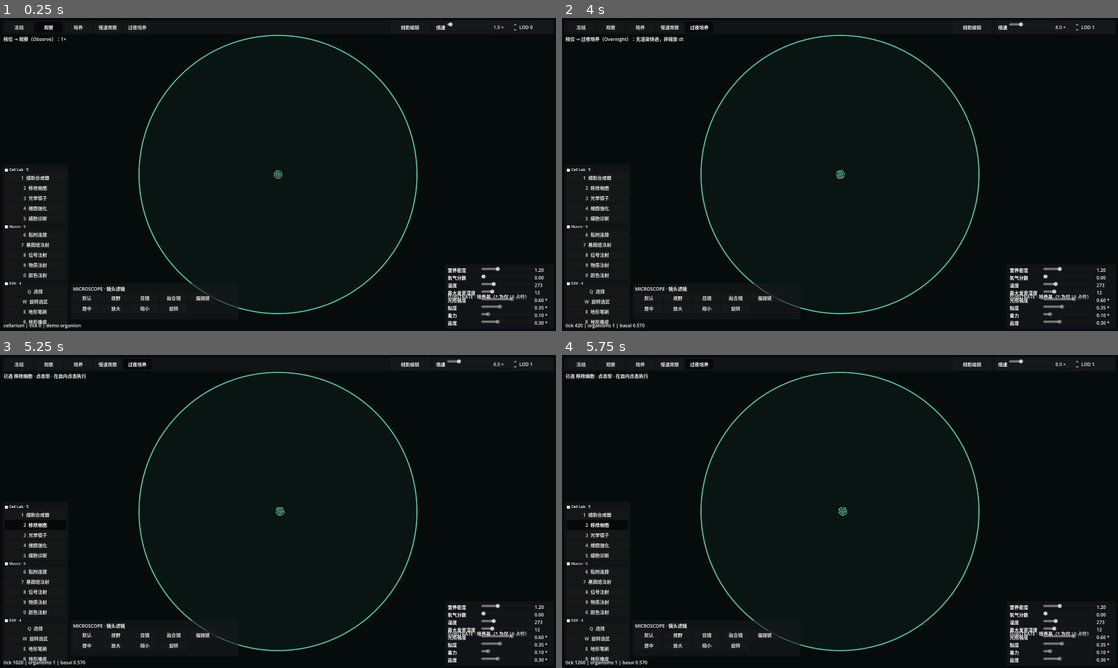
Above: before the commit, frames 1-4 (two rows, left to right).
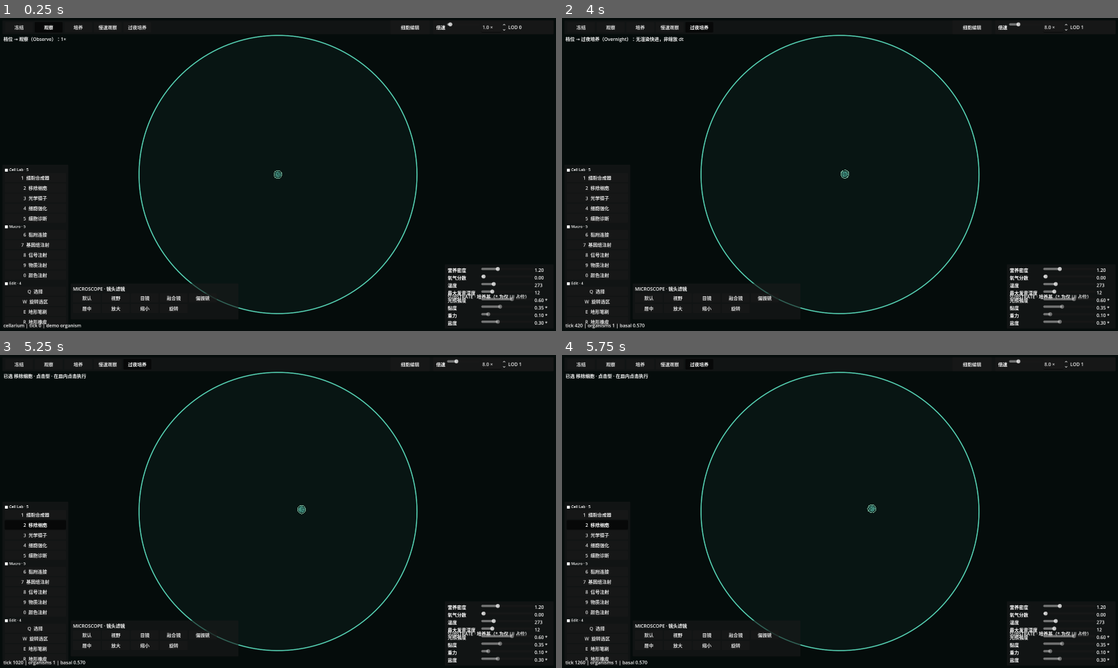
Above: after the commit, the same moments.

Repository: Oatol/cellarium
Game: Godot game, scene res://scenes/main.tscn
Two runs of this game, one before a commit and one after it. Both use one fixed random seed, a clock stepped at 60 frames per second and the inputs below.
Inputs:
- Up to frame 1 (0.25 s): no input
- Up to frame 2 (4 s): click "冻结" at 0.5 s; click "观察" at 1.25 s; click "培养" at 2 s; click "慢速观察" at 2.75 s; click "过夜培养" at 3.5 s
- Up to frame 3 (5.25 s): click "1 细胞合成器" at 4.25 s; click "2 移除细胞" at 5 s
- Up to frame 4 (5.75 s): no input

The runs differ from the first frame. In frame 1, less than 0.1% of the frame differs, in the area x 49-96%, y 1-52%; in frame 2, 0.1%; in frame 3, 0.1%; in frame 4, 0.1%.

Commit message:
v0.8.2: unify collision/membrane radius and make speed effects visible

Diff:
--- a/godot/cellarium-release/project.godot
+++ b/godot/cellarium-release/project.godot
@@ -12,7 +12,7 @@
 
 config/name="cellarium"
 config/description="创生模拟器 · 木卫二冰下海洋人工生命沙盒（多细胞协作 / 开放式进化）"
-config/version="0.8.1"
+config/version="0.8.2"
 run/main_scene="res://scenes/main.tscn"
 config/features=PackedStringArray("4.7", "Forward Plus")
 
--- a/godot/cellarium-release/scenes/main.tscn
+++ b/godot/cellarium-release/scenes/main.tscn
@@ -67,7 +67,8 @@
 script = ExtResource("5_85g3d")
 dish_center = Vector2(250, 250)
 dish_radius = 240.0
-cell_radius = 4.0
+cell_radius = 7.0
+max_movement_speed = 144.0
 
 [node name="ChemicalSignalSystem" type="Node" parent="Simulation" unique_id=468925911]
 editor_description = "PLACEHOLDER - 4-channel chemical signal subsystem not implemented. Per docs v2.1 §12.7 and 0.5: frozen until upstream v1.0 §2.2 (chemical signal field) is revised. Do not attach write logic here before spec freeze."
@@ -255,7 +256,7 @@
 
 [node name="SpeedSlider" type="HSlider" parent="UI/HUD/SpeedPanel/Panel/SpeedRow"]
 layout_mode = 2
-custom_minimum_size = Vector2(150, 0)
+custom_minimum_size = Vector2(112, 0)
 max_value = 32.0
 step = 0.25
 value = 1.0
@@ -270,7 +271,7 @@
 
 [node name="LodLabel" type="Label" parent="UI/HUD/SpeedPanel/Panel/SpeedRow"]
 layout_mode = 2
-custom_minimum_size = Vector2(56, 0)
+custom_minimum_size = Vector2(124, 0)
 text = "LOD 0"
 
 [node name="CellEditorButton" type="Button" parent="UI/HUD"]
--- /dev/null
+++ b/godot/cellarium-release/scripts/core/data/CellShape.gd
@@ -0,0 +1,13 @@
+extends RefCounted
+## 细胞形状的唯一半径真相源。
+## Cell Lab 的碰撞网格、接触物理与膜压平都读同一个 Cell.d（半径）；
+## 本项目同样只保留一个静息半径，物理碰撞与 CellBase 弹性膜必须共用。
+
+## 静息半径（世界单位）。弹性膜呼吸/拉伸只改变表现轮廓，不改变碰撞半径。
+const REST_RADIUS: float = 7.0
+
+static func rest_radius() -> float:
+	return REST_RADIUS
+
+static func min_center_distance() -> float:
+	return REST_RADIUS * 2.0
--- a/godot/cellarium-release/scripts/rendering/CellSceneRenderer.gd
+++ b/godot/cellarium-release/scripts/rendering/CellSceneRenderer.gd
@@ -9,7 +9,6 @@
 @export var command_bus_path: NodePath = ^"../../Simulation/CommandBus"
 @export var batch_renderer_path: NodePath = ^"../CellBatch"
 @export var max_instances: int = 512
-@export var cell_radius: float = 4.0
 
 var organism_manager: Node = null
 var tick_core: Node = null
--- a/godot/cellarium-release/scripts/rendering/CellView.gd
+++ b/godot/cellarium-release/scripts/rendering/CellView.gd
@@ -5,10 +5,11 @@
 
 const CATALOG: RefCounted = preload("res://scripts/rendering/CellVisualCatalog.gd")
 const MEMBRANE: RefCounted = preload("res://scripts/rendering/CellMembrane.gd")
+const SHAPE: RefCounted = preload("res://scripts/core/data/CellShape.gd")
 
-@export var cell_radius: float = 4.0
-## 视觉半径略大于物理半径，让近景能看清膜形变；不影响碰撞。
-@export var visual_radius: float = 7.0
+@export var cell_radius: float = SHAPE.REST_RADIUS
+## 碰撞半径与弹性膜静息半径同源（Cell Lab 的 Cell.d 用法）；不再分两套半径。
+@export var visual_radius: float = SHAPE.REST_RADIUS
 @export var shape_fps: float = 20.0
 
 @onready var body: Polygon2D = get_node_or_null("Body") as Polygon2D
@@ -86,3 +87,9 @@
 
 func get_outline_point_count() -> int:
 	return 0 if outline == null else outline.points.size()
+
+func get_collision_radius() -> float:
+	return cell_radius
+
+func get_visual_rest_radius() -> float:
+	return visual_radius
--- a/godot/cellarium-release/scripts/system/OrganismManager.gd
+++ b/godot/cellarium-release/scripts/system/OrganismManager.gd
@@ -15,6 +15,7 @@
 const STATISTICS_SCRIPT: Script = preload("res://scripts/system/StatisticsSystem.gd")
 const GENOME_SCRIPT: Script = preload("res://scripts/core/data/Genome.gd")
 const GENOME_CODEC_SCRIPT: Script = preload("res://scripts/core/data/GenomeCodec.gd")
+const CELL_SHAPE_SCRIPT: Script = preload("res://scripts/core/data/CellShape.gd")
 const SAVE_MANAGER_SCRIPT: Script = preload("res://scripts/system/SaveManager.gd")
 const PERF_PROBE_SCRIPT: Script = preload("res://scripts/system/PerfProbe.gd")
 
@@ -51,7 +52,7 @@
 @export var dish_center: Vector2 = Vector2.ZERO
 @export var dish_radius: float = 512.0
 @export_range(0.0, 1.0, 0.01) var boundary_normal_damping: float = 0.5
-@export var cell_radius: float = 1.0
+@export var cell_radius: float = CELL_SHAPE_SCRIPT.REST_RADIUS
 @export var base_metabolic_cost: float = 0.001
 @export var default_transfer_rate: float = 0.0
 @export var facultative_aerobic_efficiency: float = 2.0
@@ -61,6 +62,8 @@
 @export var chemotrophic_intake_rate: float = 0.02
 @export var predation_transfer_efficiency: float = 0.8
 @export var movement_energy_cost: float = 0.001
+## 每 tick 位移上限（世界单位/秒）。神经输出很小，需放大到可见尺度；dt 仍固定 1/60。
+@export var max_movement_speed: float = 144.0
 @export var predation_attack_threshold: float = 0.35
 @export var predation_reach: float = 14.0
 @export var predation_max_drain: float = 0.25
@@ -78,9 +81,9 @@
 	perf_probe.call("begin", "behavior")
 	if update_neural:
 		var behavior_outputs: Array[PackedFloat32Array] = _compute_behavior_outputs()
-		CELL_BEHAVIOR_SCRIPT.call("apply_outputs", cells, behavior_outputs, dt)
+		CELL_BEHAVIOR_SCRIPT.call("apply_outputs", cells, behavior_outputs, dt, max_movement_speed)
 	else:
-		CELL_BEHAVIOR_SCRIPT.call("apply_cached_intents", cells, dt)
+		CELL_BEHAVIOR_SCRIPT.call("apply_cached_intents", cells, dt, max_movement_speed)
 	perf_probe.call("end", "behavior")
 	perf_probe.call("begin", "physics")
 	CELL_PHYSICS_SCRIPT.call("step", cells, dt)
--- a/godot/cellarium-release/scripts/ui/GameHUD.gd
+++ b/godot/cellarium-release/scripts/ui/GameHUD.gd
@@ -54,6 +54,7 @@
 var _draft_genome: RefCounted = null
 var _draft_type_id: int = 0
 var _syncing_speed: bool = false
+var _speed_capped: bool = false
 
 func _ready() -> void:
 	command_bus = get_node_or_null(command_bus_path)
@@ -118,6 +119,10 @@
 		var on_speed: Callable = Callable(self, "_on_tick_speed_changed")
 		if not tick_core.is_connected("speed_changed", on_speed):
 			tick_core.connect("speed_changed", on_speed)
+	if tick_core != null and tick_core.has_signal("carry_changed"):
+		var on_carry: Callable = Callable(self, "_on_speed_carry_changed")
+		if not tick_core.is_connected("carry_changed", on_carry):
+			tick_core.connect("carry_changed", on_carry)
 	sync_speed_ui()
 
 func _register_cell_editor() -> void:
@@ -138,8 +143,24 @@
 	if _speed_spin != null and not is_equal_approx(float(_speed_spin.value), value):
 		_speed_spin.set_value_no_signal(value)
 	_syncing_speed = false
-	if _speed_lod != null:
-		_speed_lod.text = "LOD %d" % int(tick_core.call("get_lod_level"))
+	_update_speed_lod_text()
+
+func _update_speed_lod_text() -> void:
+	if _speed_lod == null or tick_core == null:
+		return
+	var text_value: String = "LOD %d" % int(tick_core.call("get_lod_level"))
+	var tick_script: Script = tick_core.get_script() as Script
+	var frame_cap: int = 12
+	if tick_script != null:
+		frame_cap = int(tick_script.get_script_constant_map().get("MAX_TICKS_PER_FRAME", 12))
+	var capped: bool = _speed_capped or int(tick_core.get("carry_ticks")) > 0
+	if capped and float(tick_core.get("speed_scale")) > float(frame_cap):
+		text_value += " · 上限 %d×" % frame_cap
+	_speed_lod.text = text_value
+
+func _on_speed_carry_changed(_carry_ticks: int, lagging: bool) -> void:
+	_speed_capped = lagging
+	_update_speed_lod_text()
 
 func _apply_speed_value(value: float) -> void:
 	if tick_core == null:
@@ -150,7 +171,7 @@
 		tick_core.set("running", true)
 	tick_core.call("clear_carry")
 	sync_speed_ui()
-	_set_feedback("倍速 → %s× · LOD %d · dt 固定 1/60" % [str(speed_value), int(tick_core.call("get_lod_level"))])
+	_set_feedback("倍速 → %s× · LOD %d · dt 固定 1/60 · 单帧 ≤12 tick" % [str(speed_value), int(tick_core.call("get_lod_level"))])
 
 func _on_speed_slider_changed(value: float) -> void:
 	_apply_speed_value(value)
--- a/godot/cellarium-release/tools/SmokeTest.gd
+++ b/godot/cellarium-release/tools/SmokeTest.gd
@@ -9,6 +9,7 @@
 	"res://scripts/core/data/DevelopmentContext.gd",
 	"res://scripts/core/data/Genome.gd",
 	"res://scripts/core/data/GenomeCodec.gd",
+	"res://scripts/core/data/CellShape.gd",
 	"res://scripts/core/data/CellArray.gd",
 	"res://scripts/core/data/OrganismStore.gd",
 	"res://scripts/core/data/DevelopmentRules.gd",
@@ -145,6 +146,8 @@
 	if not _check_cell_membrane():
 		failures += 1
 	if not await _check_camera_speed_editor():
+		failures += 1
+	if not await _check_shape_radius_and_motion():
 		failures += 1
 	print("SmokeTest: SCRIPTS=", SCRIPT_MANIFEST.size(), " FAILURES=", failures)
 	quit(1 if failures > 0 else 0)
@@ -1974,6 +1977,13 @@
 	if not is_equal_approx(float(tick_core.get("speed_scale")), 3.0) or not is_equal_approx(float(slider.value), 3.0):
 		push_error("SmokeTest: numeric speed input did not drive TickCore + slider")
 		instance.queue_free(); return false
+	spin.value = 30.0
+	for _frame in range(10):
+		tick_core.call("_process", 1.0 / 60.0)
+	var lod_label: Label = instance.get_node("UI/HUD/SpeedPanel/Panel/SpeedRow/LodLabel") as Label
+	if lod_label == null or not lod_label.text.contains("上限") or int(tick_core.get("carry_ticks")) <= 0:
+		push_error("SmokeTest: saturated speed must surface frame-cap hint in UI")
+		instance.queue_free(); return false
 
 	# 编辑草案 → 合成器 → CommandBus → 落地基因组与类型。
 	tick_core.set("running", false)
@@ -2035,3 +2045,70 @@
 	instance.queue_free()
 	print("SmokeTest: OK camera wheel/pan / speed slider+input / editor-synthesizer-genome-inject loop")
 	return true
+
+func _check_shape_radius_and_motion() -> bool:
+	var shape: RefCounted = load("res://scripts/core/data/CellShape.gd") as RefCounted
+	var scene: PackedScene = load("res://scenes/main.tscn") as PackedScene
+	var instance: Node = scene.instantiate()
+	instance.set("create_demo_organism", false)
+	root.add_child(instance)
+	await process_frame
+	var manager: Node = instance.get_node("Simulation/OrganismManager")
+	var radius: float = float(manager.get("cell_radius"))
+	if not is_equal_approx(radius, float(shape.call("rest_radius"))):
+		push_error("SmokeTest: physics radius must equal CellShape.REST_RADIUS")
+		instance.queue_free(); return false
+	var cell_scene: PackedScene = load("res://scenes/cells/CellBase.tscn") as PackedScene
+	var view: Node2D = cell_scene.instantiate() as Node2D
+	if view == null or not is_equal_approx(float(view.call("get_collision_radius")), radius) or not is_equal_approx(float(view.call("get_visual_rest_radius")), radius):
+		push_error("SmokeTest: elastic membrane radius must equal physics collision radius")
+		instance.queue_free(); return false
+	view.free()
+
+	# 碰撞间距必须等于弹性膜静息直径。
+	var cells: RefCounted = load("res://scripts/core/data/CellArray.gd").new() as RefCounted
+	cells.call("append_cell", 0, Vector2.ZERO, 0.5, 0)
+	cells.call("append_cell", 1, Vector2(2.0, 0.0), 0.5, 0)
+	load("res://scripts/system/CellPhysics.gd").call("resolve_collisions", cells, radius)
+	var separation: float = cells.call("get_position", 0).distance_to(cells.call("get_position", 1))
+	if separation < float(shape.call("min_center_distance")) - 0.01:
+		push_error("SmokeTest: collision separation smaller than elastic diameter")
+		instance.queue_free(); return false
+	instance.queue_free()
+	await process_frame
+
+	# 倍速必须转化为更多 tick 与更大位移；30× 受单帧 12 tick 上限约束。
+	var displacement_by_speed: Dictionary = {}
+	for speed_value in [1.0, 30.0]:
+		var probe: Node = scene.instantiate()
+		probe.set("create_demo_organism", true)
+		root.add_child(probe)
+		await process_frame
+		var tick_core: Node = probe.get_node("Simulation/TickCore")
+		var probe_manager: Node = probe.get_node("Simulation/OrganismManager")
+		tick_core.set("running", true)
+		tick_core.call("clear_carry")
+		tick_core.call("apply_speed", speed_value)
+		var probe_cells: RefCounted = probe_manager.get("cells") as RefCounted
+		var start_position: Vector2 = probe_cells.call("get_position", 0)
+		var start_tick: int = int(tick_core.get("tick_index"))
+		for _frame in range(60):
+			tick_core.call("_process", 1.0 / 60.0)
+		var ticks: int = int(tick_core.get("tick_index")) - start_tick
+		var displacement: float = start_position.distance_to(probe_cells.call("get_position", 0))
+		displacement_by_speed[speed_value] = {"ticks": ticks, "displacement": displacement, "carry": int(tick_core.get("carry_ticks"))}
+		probe.queue_free()
+		await process_frame
+	var slow: Dictionary = displacement_by_speed[1.0]
+	var fast: Dictionary = displacement_by_speed[30.0]
+	if int(slow["ticks"]) < 60 or int(fast["ticks"]) <= int(slow["ticks"]) * 5:
+		push_error("SmokeTest: high speed did not produce proportionally more ticks")
+		return false
+	if float(slow["displacement"]) < 0.05 or float(fast["displacement"]) < float(slow["displacement"]) * 3.0:
+		push_error("SmokeTest: high speed did not produce visibly larger cell displacement")
+		return false
+	if int(fast["carry"]) <= 0:
+		push_error("SmokeTest: 30x should report frame-cap carry")
+		return false
+	print("SmokeTest: OK unified CellShape radius / collision diameter / speed-to-ticks-and-motion")
+	return true
--- /dev/null
+++ b/godot/cellarium-release/tools/SpeedProbe.gd
@@ -0,0 +1,36 @@
+extends SceneTree
+## 诊断：倍速设置是否真的转化成 tick 数与细胞位移（不缩放 dt）。
+
+func _initialize() -> void:
+	await process_frame
+	var scene: PackedScene = load("res://scenes/main.tscn") as PackedScene
+	for speed_value in [1.0, 8.0, 30.0, 32.0]:
+		var instance: Node = scene.instantiate()
+		instance.set("create_demo_organism", true)
+		root.add_child(instance)
+		await process_frame
+		var tick_core: Node = instance.get_node("Simulation/TickCore")
+		var manager: Node = instance.get_node("Simulation/OrganismManager")
+		tick_core.set("running", true)
+		tick_core.call("clear_carry")
+		tick_core.call("apply_speed", speed_value)
+		var cells: RefCounted = manager.get("cells") as RefCounted
+		var start_position: Vector2 = cells.call("get_position", 0)
+		var start_tick: int = int(tick_core.get("tick_index"))
+		var intents: PackedFloat32Array = cells.get("behavior_intents")
+		var start_intent: float = float(intents[0]) if intents.size() > 0 else 0.0
+		for _frame in range(120):
+			tick_core.call("_process", 1.0 / 60.0)
+		var end_tick: int = int(tick_core.get("tick_index"))
+		var end_position: Vector2 = cells.call("get_position", 0)
+		var end_intents: PackedFloat32Array = cells.get("behavior_intents")
+		print("SpeedProbe speed=", speed_value,
+			" ticks=", end_tick - start_tick,
+			" carry=", int(tick_core.get("carry_ticks")),
+			" displacement=", snappedf(start_position.distance_to(end_position), 0.0001),
+			" intent0=", snappedf(start_intent, 0.0001), "->", snappedf(float(end_intents[0]) if end_intents.size() > 0 else 0.0, 0.0001),
+			" scale=", tick_core.get("speed_scale"),
+			" lod=", int(tick_core.call("get_lod_level")))
+		instance.queue_free()
+		await process_frame
+	quit(0)
Not shown, changed: CHANGELOG.md
